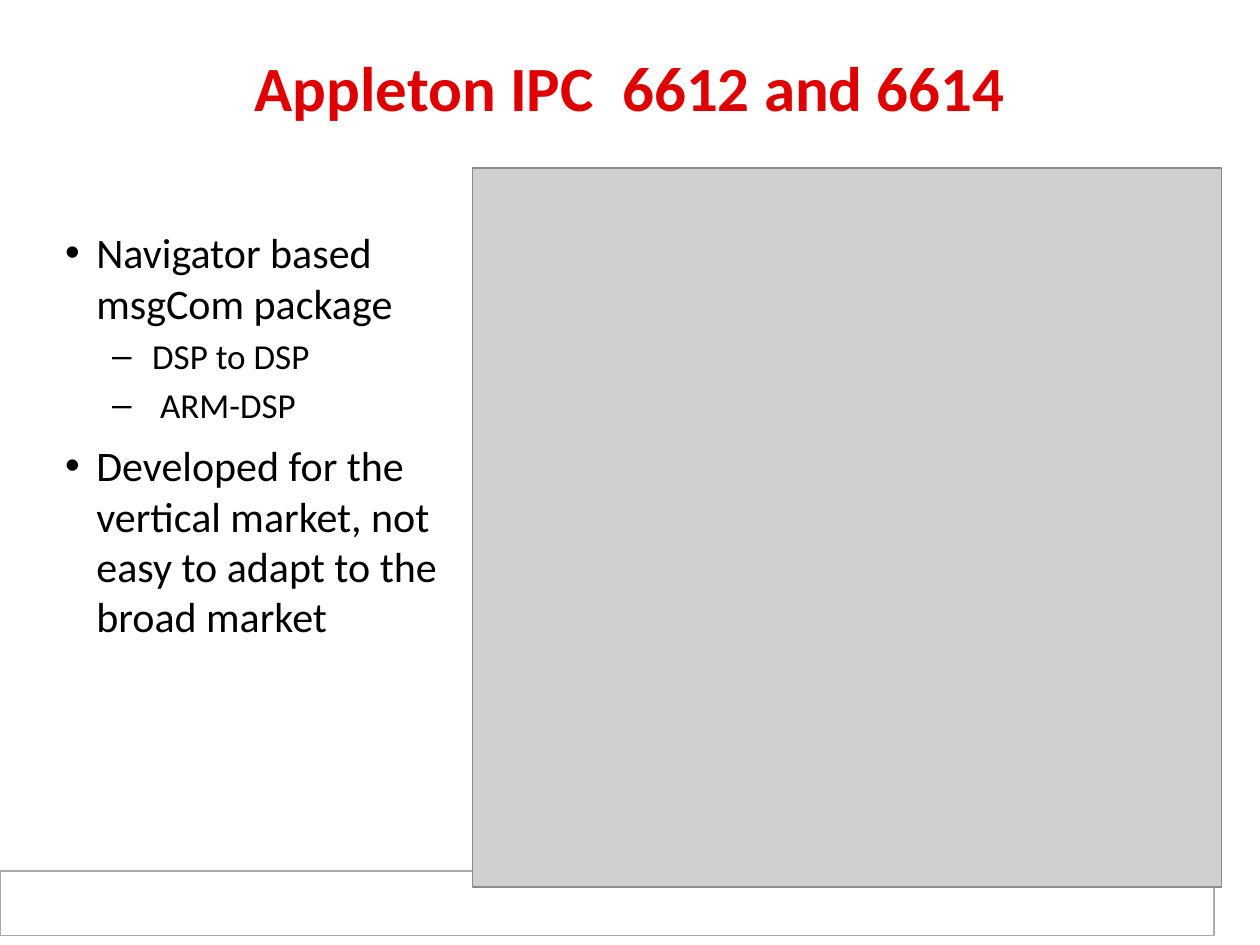
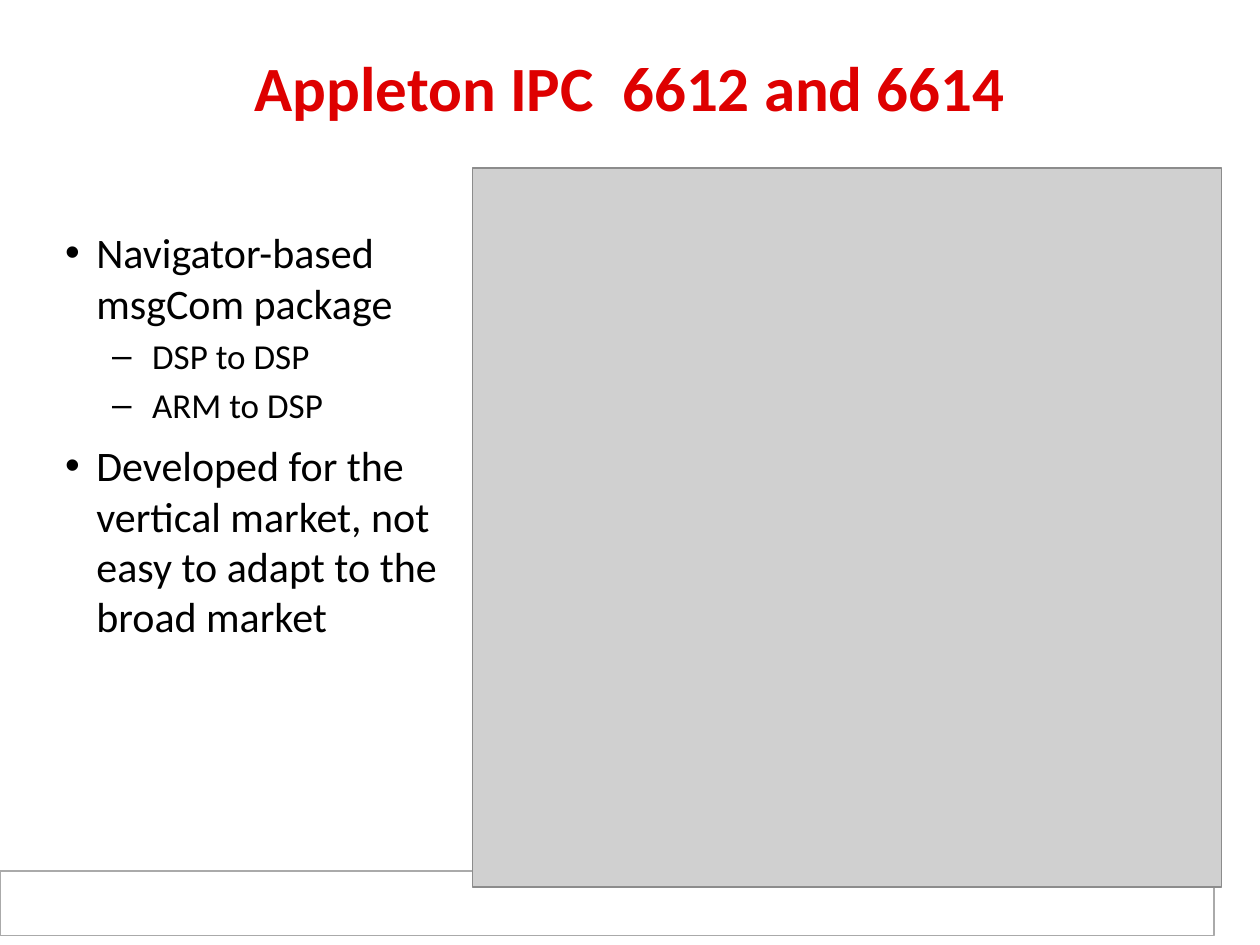
Before and after one commit to hari1989/keystone-workshop, a slide deck: slide 21 of preliminary/ipcForTI_RTOS_Internal.pptx (slide 22 before the commit). Drawn at 1260x945 pixels with LibreOffice and Linux fonts; fonts in the diff are those of the drawing; grey boxes stand for pictures; background and template pictures are left out. Boxes give left, top, right and bottom in pixels: in the first picture for what was removed or moved away, otherwise in the second. Text is boxed around its words. In the diff, an @@ line names an element or a change of style, - is before the commit and + after.

```diff
--- a/preliminary/ipcForTI_RTOS_Internal.pptx
+++ b/preliminary/ipcForTI_RTOS_Internal.pptx
@@ text at (x1=96, y1=238, x2=393, y2=327): text changed @@
-• Navigator based msgCom package
+• Navigator-based msgCom package
@@ text at (x1=152, y1=395, x2=323, y2=419): text changed @@
-  – ARM-DSP
+  – ARM to DSP
```
Also in this commit, not shown: 18 other slides changed, 1 slide removed.
